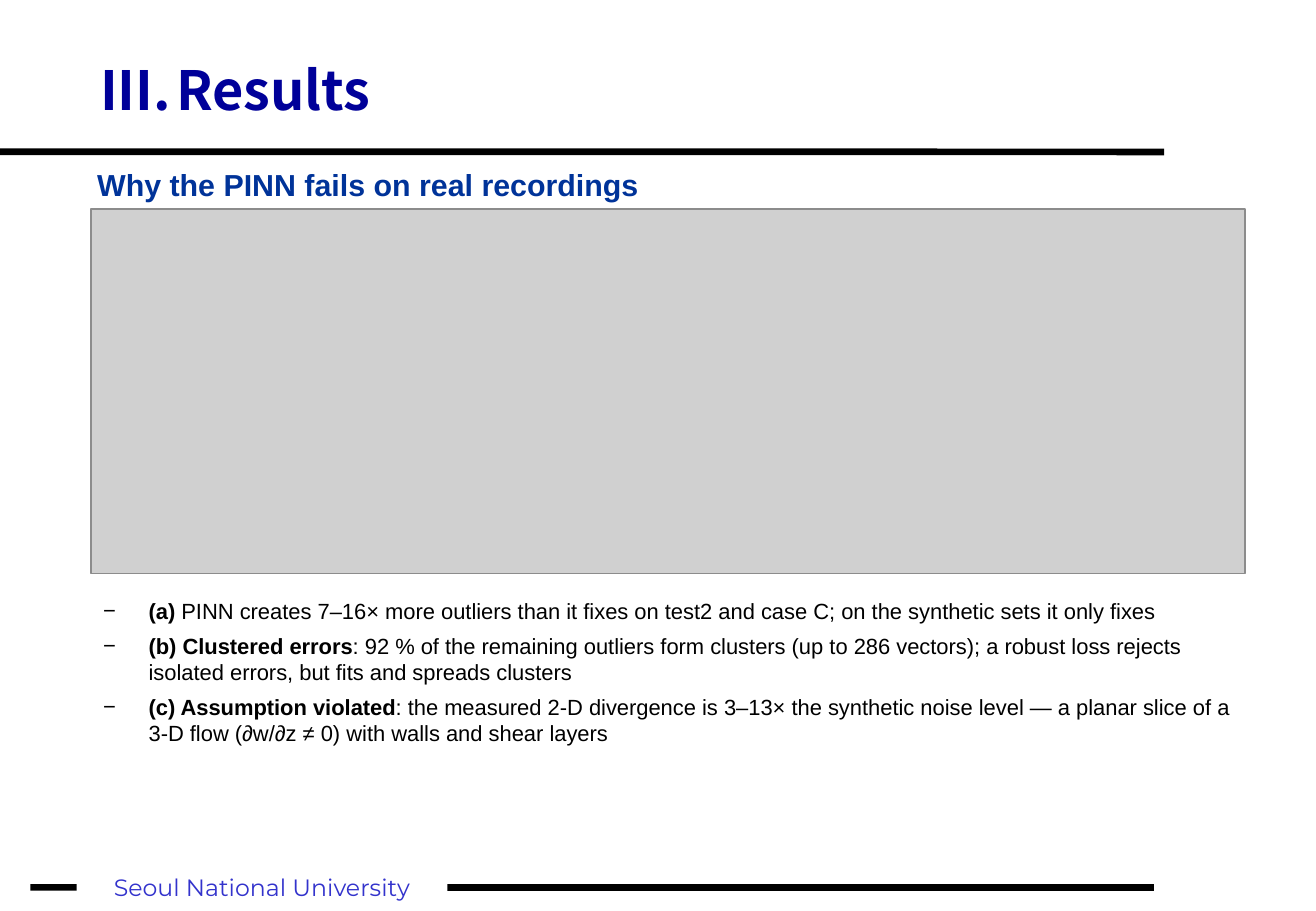
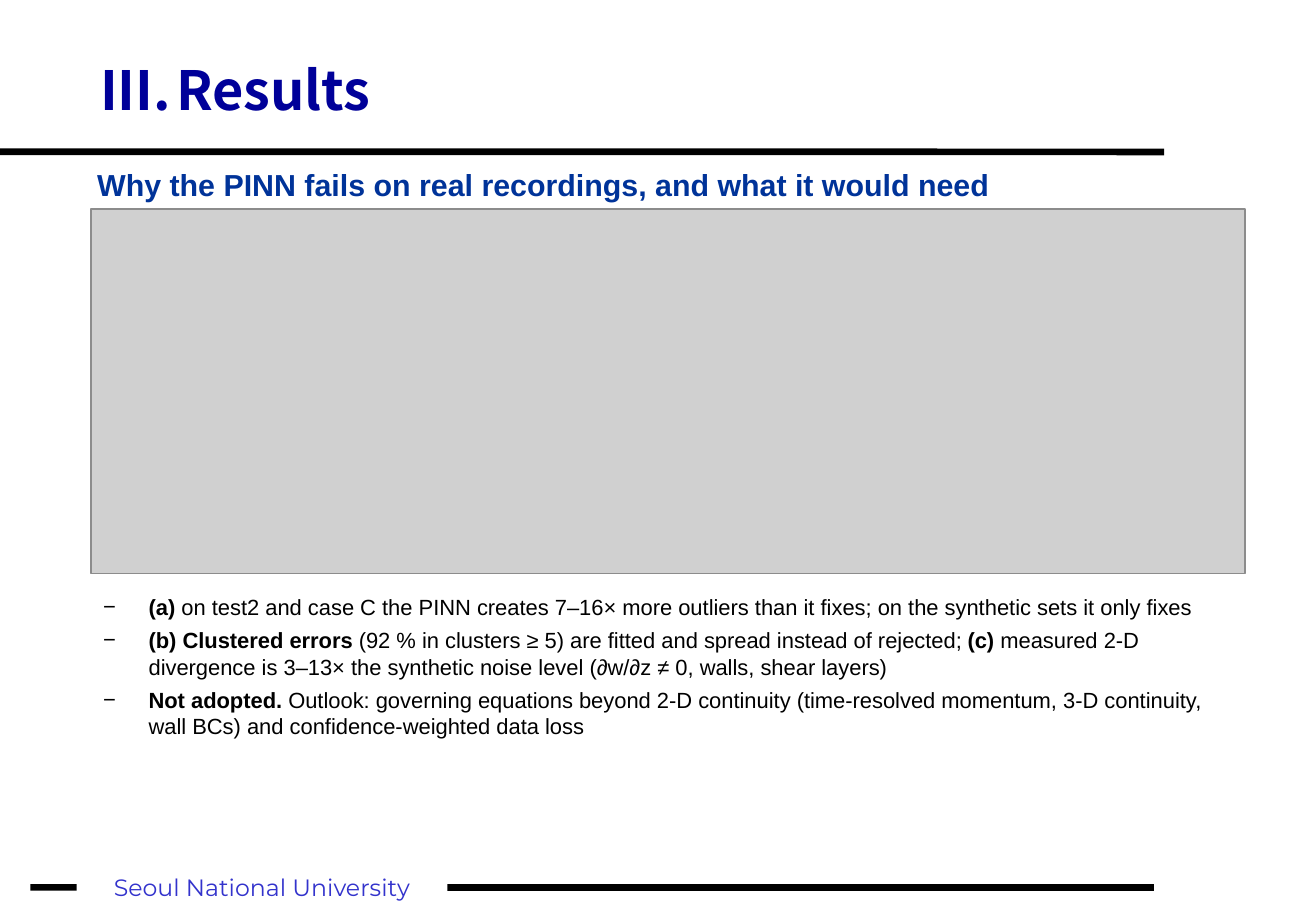
Before and after one commit to fosherrat/piv_termproject, a slide deck: slide 16 of presentation/PIV_term_project.pptx (slide 15 before the commit). Drawn at 1316x911 pixels with LibreOffice and Linux fonts; fonts in the diff are those of the drawing; grey boxes stand for pictures. Boxes give left, top, right and bottom in pixels: in the first picture for what was removed or moved away, otherwise in the second. Text is boxed around its words. In the diff, an @@ line names an element or a change of style, - is before the commit and + after.

```diff
--- a/presentation/PIV_term_project.pptx
+++ b/presentation/PIV_term_project.pptx
@@ text at bbox=[97, 174, 989, 202]: text changed @@
-Why the PINN fails on real recordings
+Why the PINN fails on real recordings, and what it would need
@@ text at bbox=[149, 599, 1201, 739]: text changed @@
-− (a) PINN creates 7–16× more outliers than it fixes on test2 and case C; on the synthetic sets it only fixes
-− (b) Clustered errors: 92 % of the remaining outliers form clusters (up to 286 vectors); a robust loss rejects isolated errors, but fits and spreads clusters
-− (c) Assumption violated: the measured 2-D divergence is 3–13× the synthetic noise level — a planar slice of a 3-D flow (∂w/∂z ≠ 0) with walls and shear layers
+− (a) on test2 and case C the PINN creates 7–16× more outliers than it fixes; on the synthetic sets it only fixes
+− (b) Clustered errors (92 % in clusters ≥ 5) are fitted and spread instead of rejected; (c) measured 2-D divergence is 3–13× the synthetic noise level (∂w/∂z ≠ 0, walls, shear layers)
+− Not adopted. Outlook: governing equations beyond 2-D continuity (time-resolved momentum, 3-D continuity, wall BCs) and confidence-weighted data loss
```
Also in this commit, not shown: 1 slide added, 1 slide removed, 3 other files.
